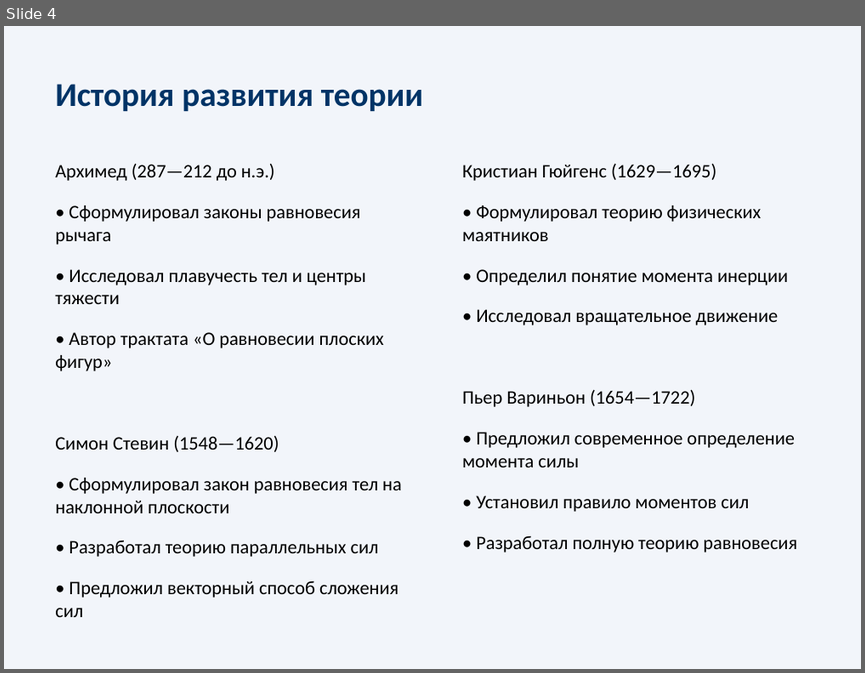
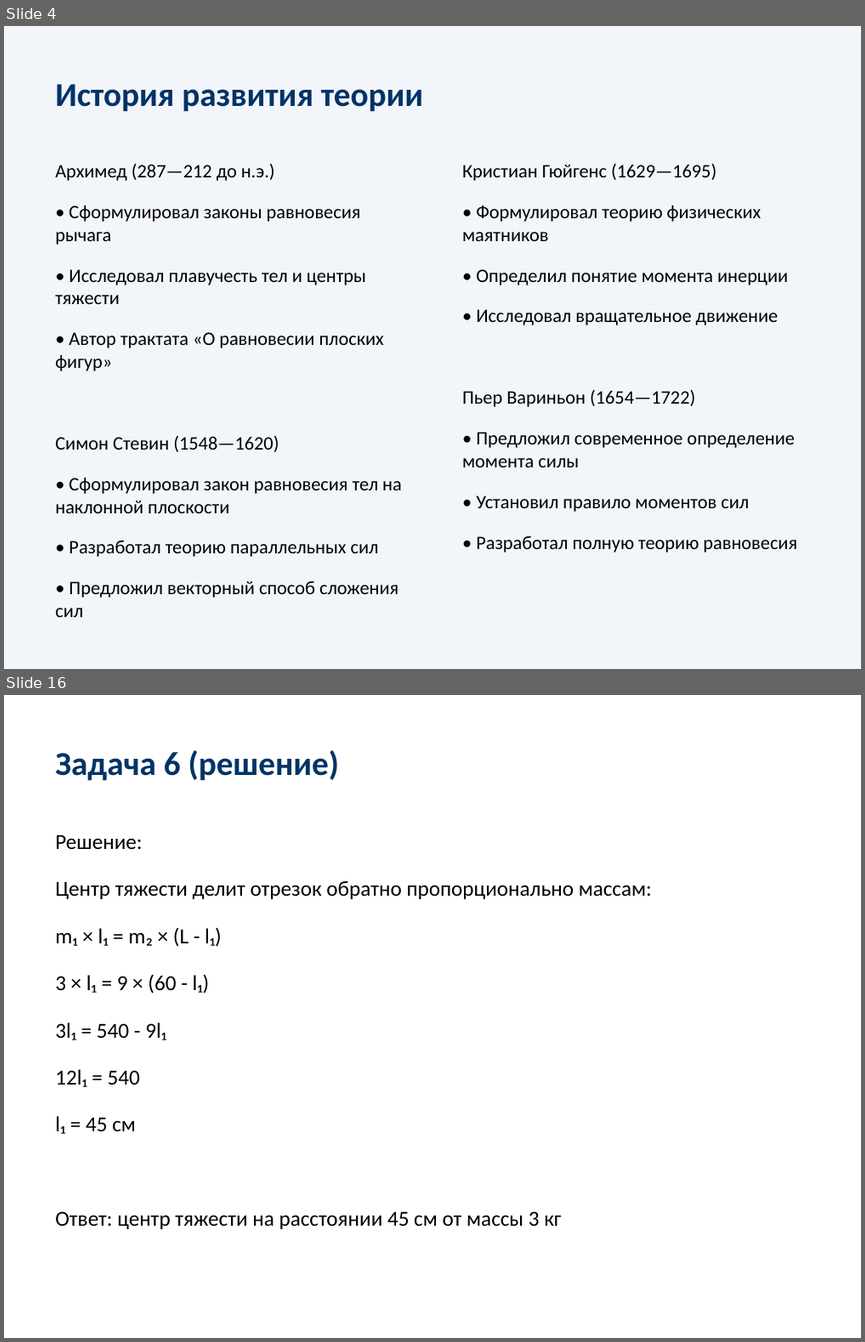
Before and after one commit to F1exmp/physics, a slide deck: lessons/9/9_28_Решение_задач_Момент_силы_и_центр_тяжести/9_28_Решение_задач_Момент_силы_и_центр_тяжести.pptx. Shown one above the other, each under a label of ours: slide 4 before the commit, slides 4 and 16 after it; the slides between them are not shown. The pictures are 865x673 and 865x1342 pixels, drawn with LibreOffice and Linux fonts; fonts in the diff are those of the drawing. Boxes give left, top, right and bottom in pixels: in the first picture for what was removed or moved away, otherwise in the second. Text is boxed around its words. In the diff, an @@ line names an element or a change of style, - is before the commit and + after.

```diff
--- a/lessons/9/9_28_Решение_задач_Момент_силы_и_центр_тяжести/9_28_Решение_задач_Момент_силы_и_центр_тяжести.pptx
+++ b/lessons/9/9_28_Решение_задач_Момент_силы_и_центр_тяжести/9_28_Решение_задач_Момент_силы_и_центр_тяжести.pptx
@@ slide 16 added at [4,695,861,1338], background #FFFFFF @@
@@ text added at [55,750,340,781], 28 pt, text #003366, bold @@
+Задача 6 (решение)
@@ text added at [55,834,652,1229], 18 pt, text #000000 @@
+Решение:
+Центр тяжести делит отрезок обратно пропорционально массам:
+m₁ × l₁ = m₂ × (L - l₁)
+3 × l₁ = 9 × (60 - l₁)
+3l₁ = 540 - 9l₁
+12l₁ = 540
+l₁ = 45 см
+Ответ: центр тяжести на расстоянии 45 см от массы 3 кг
```
Also in this commit, not shown: 16 slides changed, 6 other slides added.
